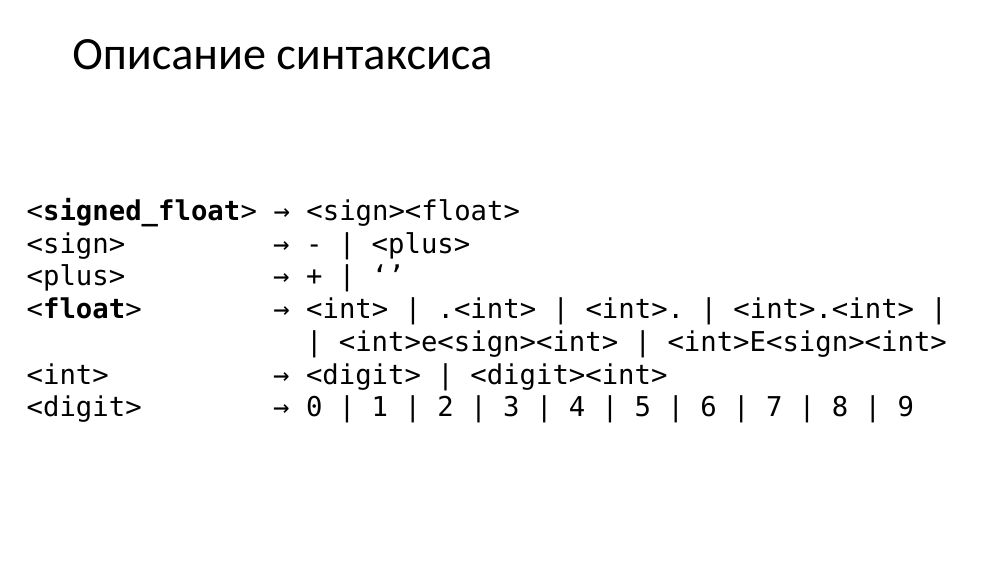
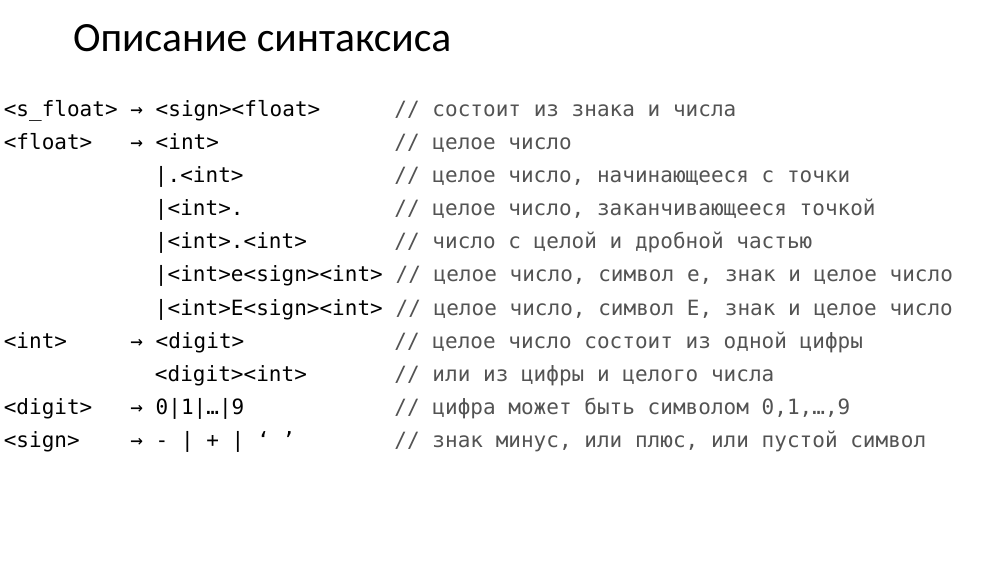
Before and after one commit to goddamnteam/korzun, a slide deck: slide 12 of task2.pptx. Drawn at 1008x567 pixels with LibreOffice and Linux fonts; fonts in the diff are those of the drawing. Boxes give left, top, right and bottom in pixels: in the first picture for what was removed or moved away, otherwise in the second. Text is boxed around its words. In the diff, an @@ line names an element or a change of style, - is before the commit and + after.

```diff
--- a/task2.pptx
+++ b/task2.pptx
@@ title "Описание синтаксиса": place and size @@
-title "Описание синтаксиса" at (72, 39, 492, 70)
+title "Описание синтаксиса" at (73, 24, 452, 52)
@@ title "Описание синтаксиса" at (73, 24, 452, 52): size 44 to 39.6 pt @@
@@ text added at (4, 100, 953, 452), 20 pt, text #545454 @@
+<s_float> → <sign><float> // состоит из знака и числа
+<float> → <int> // целое число
+|.<int> // целое число, начинающееся с точки
+|<int>. // целое число, заканчивающееся точкой
+|<int>.<int> // число с целой и дробной частью
+    |<int>e<sign><int> // целое число, символ e, знак и целое число
+    |<int>E<sign><int> // целое число, символ Е, знак и целое число
+<int> → <digit> // целое число состоит из одной цифры
+<digit><int> // или из цифры и целого числа
+<digit> → 0|1|…|9 // цифра может быть символом 0,1,…,9
+<sign> → - | + | ‘ ’ // знак минус, или плюс, или пустой символ
@@ text removed at (27, 198, 947, 422) @@
-<signed_float> → <sign><float>
-<sign> → - | <plus>
-<plus> → + | ‘’
-<float> → <int> | .<int> | <int>. | <int>.<int> |
-    | <int>e<sign><int> | <int>E<sign><int>
-<int> → <digit> | <digit><int>
-<digit> → 0 | 1 | 2 | 3 | 4 | 5 | 6 | 7 | 8 | 9
```
Also in this commit, not shown: 1 other slide changed, 1 slide added.
